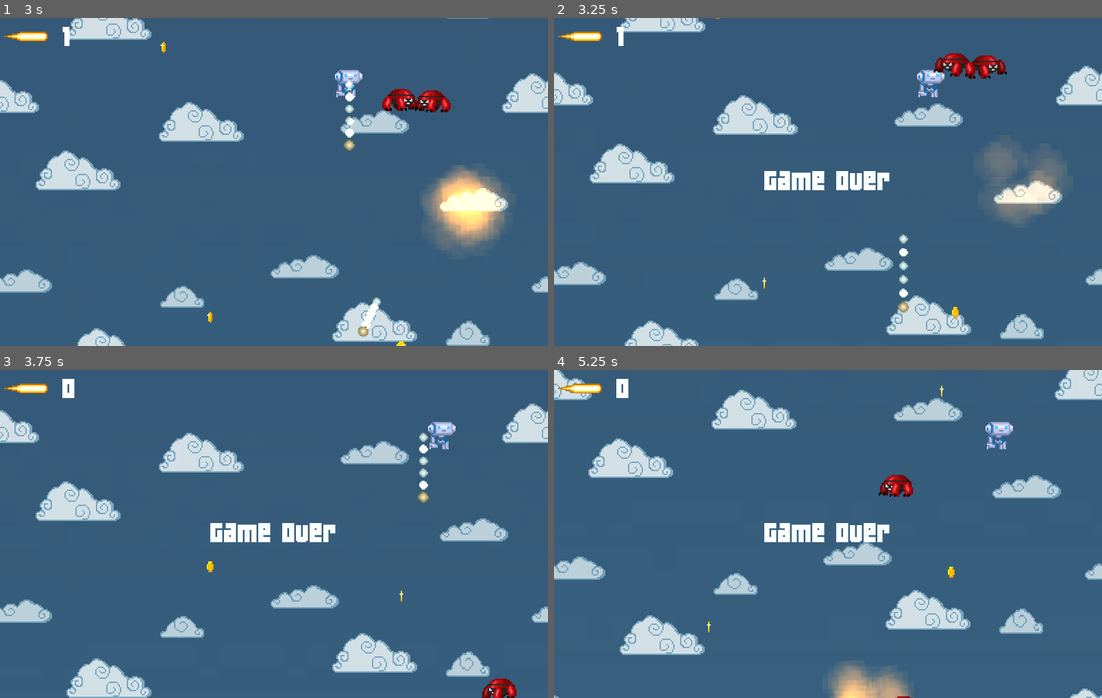
Above: before the commit, frames 1-4 (two rows, left to right).
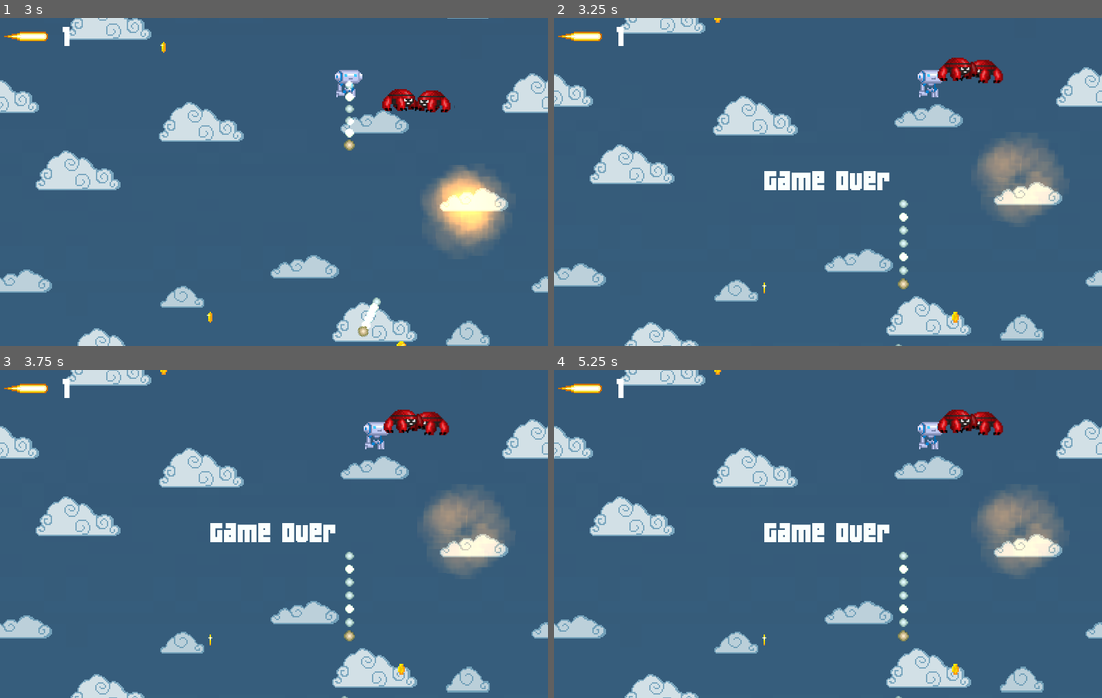
Above: after the commit, the same moments.

Repository: MikeNovember/GroundZero
Game: Godot game, scene res://stage.tscn
Two runs of this game, one before a commit and one after it. Both use one fixed random seed, a clock stepped at 60 frames per second and the inputs below.
Inputs:
- Up to frame 1 (3 s): hold Right (move_right) 0.53-2.03 s; tap Space (shoot) every 0.75 s from 0.6 to 2.85 s; hold Left (move_left) 2.03-2.78 s; hold Right (move_right) from 2.78 s (still down)
- Up to frame 2 (3.25 s): keep holding Right (move_right)
- Up to frame 3 (3.75 s): keep holding Right (move_right); tap Space (shoot) at 3.6 s
- Up to frame 4 (5.25 s): release Right (move_right) at 4.28 s; hold Left (move_left) 4.28-5.03 s; tap Space (shoot) at 4.35, 5.1 s; hold Right (move_right) from 5.03 s (still down)

Frame 1 is identical in both runs. In frame 2, 5.1% of the frame differs, in the area x 0-100%, y 0-100%; in frame 3, 17%; in frame 4, 24%.

Commit message:
Prevent from leaving the map

Diff:
--- a/HUD.gd
+++ b/HUD.gd
@@ -9,6 +9,7 @@
 
 func _on_lose():
 		$GameOver.visible = true
+		get_tree().paused = true
 
 func _on_coin_picked():
 	print("Picked here")
--- a/player.gd
+++ b/player.gd
@@ -20,10 +20,18 @@
 #cache the sprite here for fast access (we will set scale to flip it often)
 onready var sprite = $sprite
 
+func _is_on_left_edge(position_x,velocity):
+	return (position_x <= 25 and linear_vel.x < 0)
+func _is_on_right_edge(position_x,velocity):
+	return (position_x >= 785 and linear_vel.x > 0)
 
 func _physics_process(delta):
 	### MOVEMENT ###
-	# Move and Slide
+	var pos = get_global_position()
+
+	if _is_on_left_edge(pos.x,linear_vel.x) or _is_on_right_edge(pos.x,linear_vel.x):
+		linear_vel.x = 0
+
 	linear_vel = move_and_slide(linear_vel, FLOOR_NORMAL)
 	linear_vel.y = FALLING_SPEED
 
--- a/stage.tscn
+++ b/stage.tscn
@@ -271,6 +271,8 @@
 
 [node name="enemies" type="Node" parent="." index="3"]
 
+editor/display_folded = true
+
 [node name="enemy 5" parent="enemies" index="0" instance=ExtResource( 5 )]
 
 position = Vector2( 76.3378, 1432.03 )
@@ -349,6 +351,7 @@
 
 [node name="HUD" type="CanvasLayer" parent="." index="6"]
 
+editor/display_folded = true
 layer = 1
 offset = Vector2( 0, 0 )
 rotation = 0.0
@@ -474,6 +477,7 @@
 
 [node name="WorldCompleted" type="Area2D" parent="." index="7"]
 
+editor/display_folded = true
 position = Vector2( 928.232, 7794.8 )
 scale = Vector2( 32.0442, -6.32247 )
 input_pickable = true
